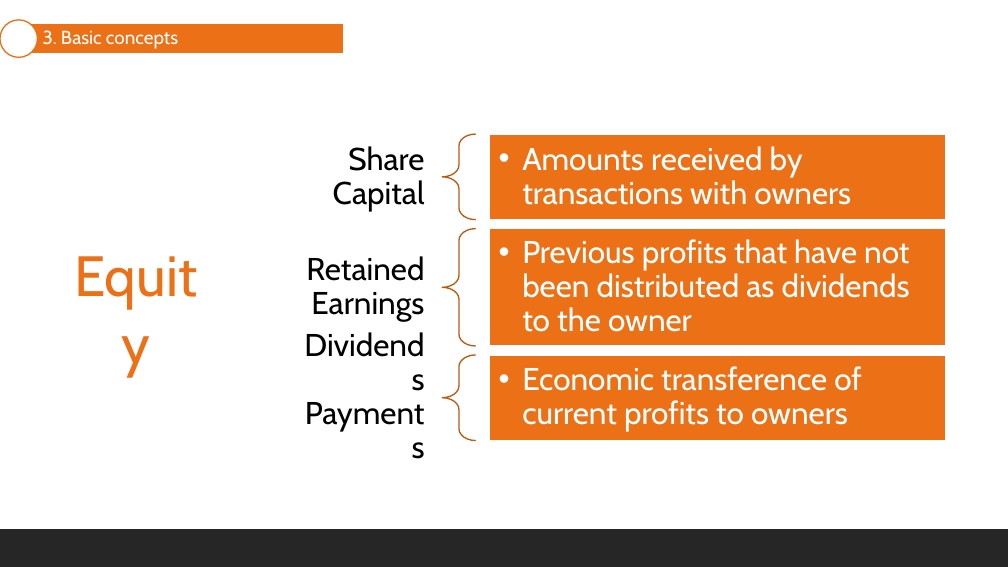
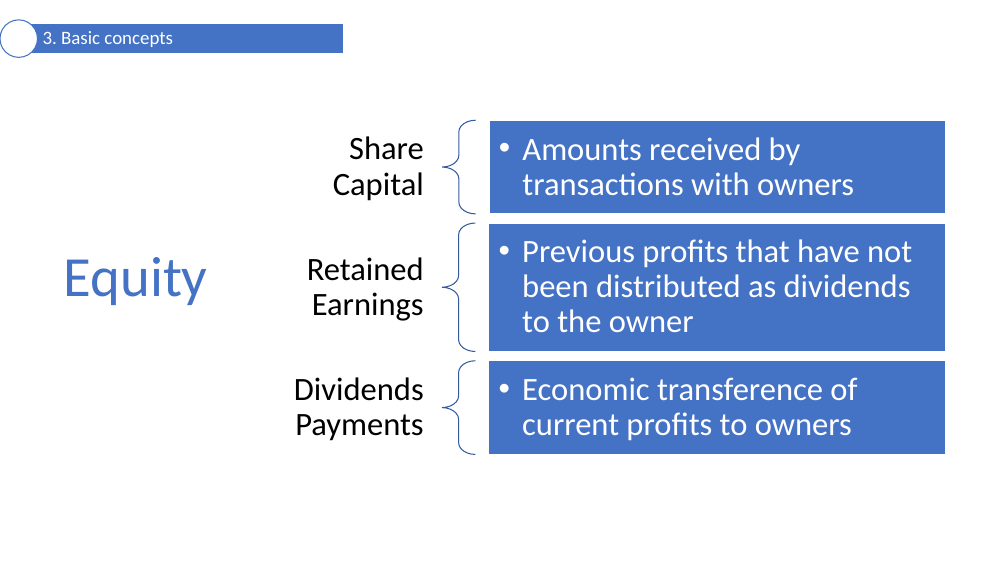
Before and after one commit to mortizm1988/lecture_financial_statements_analysis, a slide deck: slide 10 of topic_1_foundations.pptx. Drawn at 1008x567 pixels with LibreOffice and Linux fonts; fonts in the diff are those of the drawing. Boxes give left, top, right and bottom in pixels: in the first picture for what was removed or moved away, otherwise in the second. Text is boxed around its words. In the diff, an @@ line names an element or a change of style, - is before the commit and + after.

```diff
--- a/topic_1_foundations.pptx
+++ b/topic_1_foundations.pptx
@@ ellipse at (0, 20, 38, 57): outline #EC7016 1.25 pt to #4472C4 1 pt @@
@@ freeform shape "3. Basic concepts" at (19, 23, 344, 54): font Cabin to Calibri; fill #EC7016 to #4472C4; outline #FFFFFF 1.25 pt to #FFFFFF 1 pt @@
@@ text "Share Capital": place and size @@
-text "Share Capital" at (333, 146, 425, 211)
+text "Share Capital" at (333, 136, 424, 201)
@@ left brace: place and size @@
-left brace at (442, 134, 476, 219)
+left brace at (442, 120, 476, 214)
@@ text "Amounts received by transactions with ...": place and size @@
-text "Amounts received by transactions with ..." at (522, 146, 851, 205)
+text "Amounts received by transactions with ..." at (522, 137, 854, 195)
@@ fill #EC7016 to #4472C4; outline #FFFFFF 1.25 pt to #FFFFFF 1 pt in 3 elements at (489, 223, 946, 352), (489, 361, 946, 454), (489, 120, 946, 214) @@
@@ rectangle: place and size @@
-rectangle at (489, 134, 946, 219)
+rectangle at (489, 120, 946, 214)
@@ text "Equity" at (64, 257, 208, 305): font Cabin to Calibri, text colour #EC7016 to #4472C4 @@
@@ left brace: place and size @@
-left brace at (442, 228, 476, 346)
+left brace at (442, 223, 476, 352)
@@ rectangle: place and size @@
-rectangle at (489, 228, 946, 346)
+rectangle at (489, 223, 946, 352)
@@ size 30 to 31 pt, font Cabin to Calibri in 6 elements at (522, 239, 912, 332), (307, 257, 424, 321), (522, 377, 857, 441), (522, 137, 854, 195), (333, 136, 424, 201), (294, 377, 424, 441) @@
@@ text "Dividends Payments": place and size @@
-text "Dividends Payments" at (274, 358, 442, 437)
+text "Dividends Payments" at (294, 377, 424, 441)
@@ outline #BD5A12 1.25 pt to #365B9D 1 pt in 3 elements at (442, 223, 476, 352), (442, 120, 476, 214), (442, 361, 476, 454) @@
@@ left brace: place and size @@
-left brace at (442, 355, 476, 441)
+left brace at (442, 361, 476, 454)
@@ rectangle: place and size @@
-rectangle at (489, 355, 946, 441)
+rectangle at (489, 361, 946, 454)
@@ rectangle removed at (0, 529, 1008, 567) @@
```
Also in this commit, not shown: 37 other slides changed, 2 other files.
